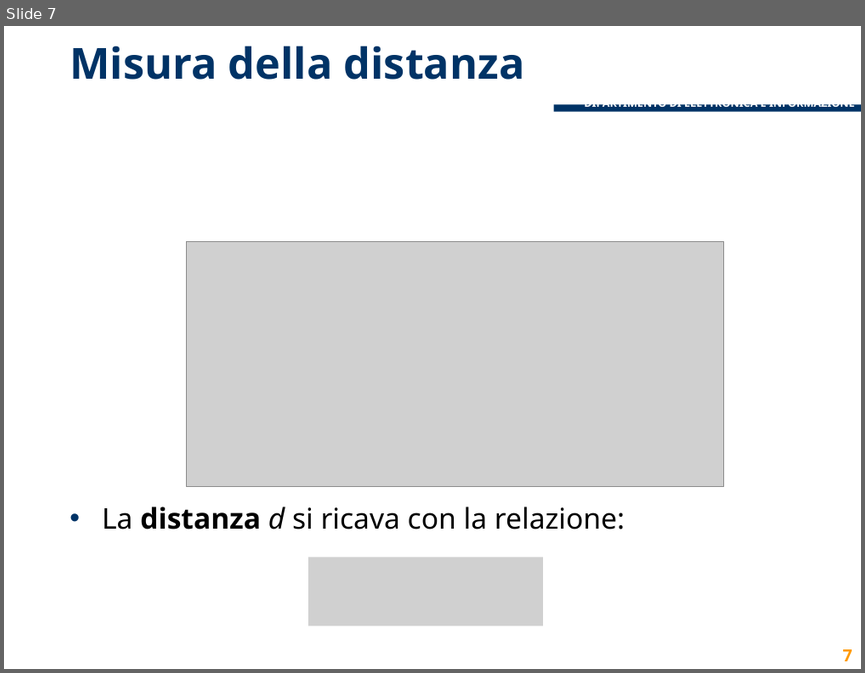
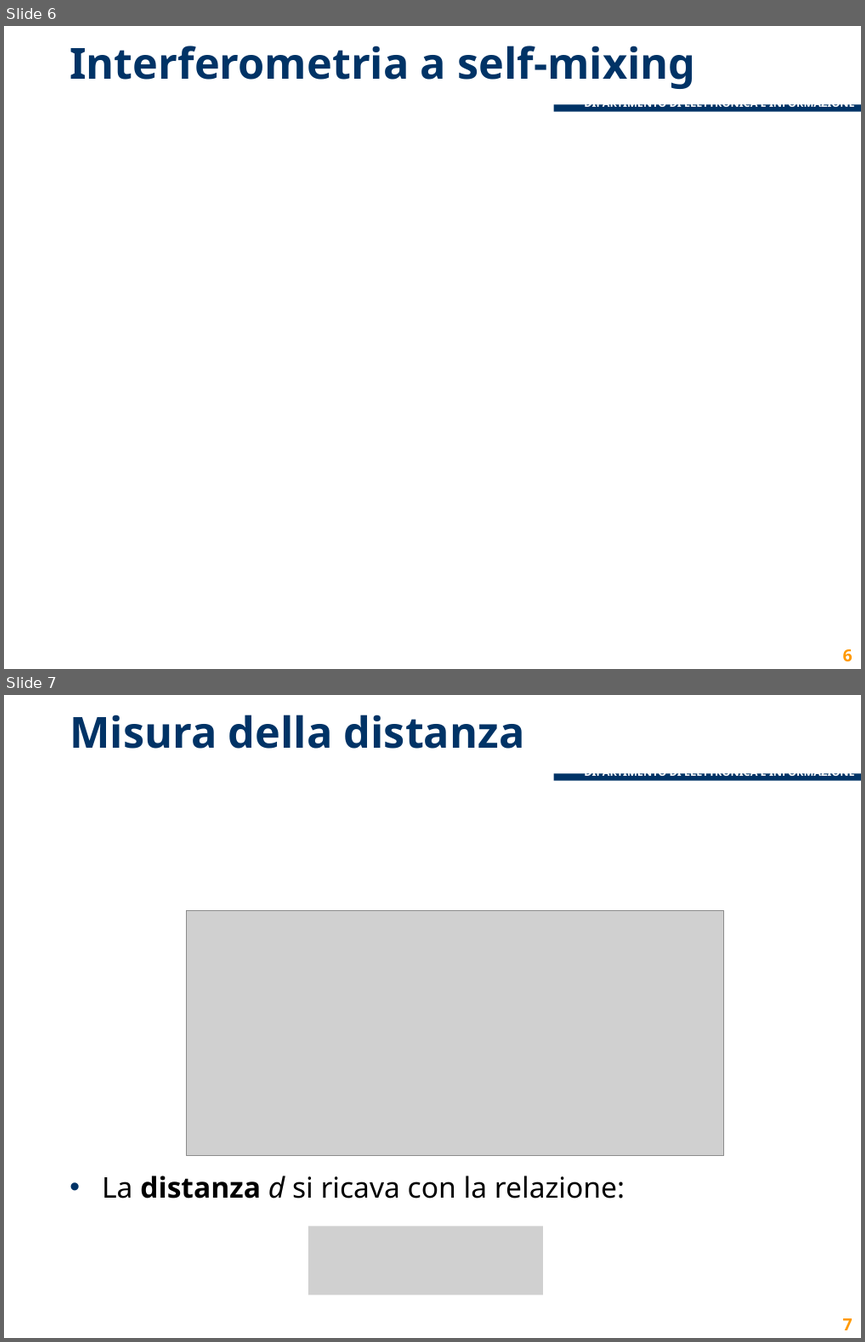
Before and after one commit to lcavagnispolimi/thesis_latex, a slide deck: presentazione_discussione.pptx. Shown one above the other, each under a label of ours: slide 7 before the commit, slides 6 and 7 after it. The pictures are 865x673 and 865x1342 pixels, drawn with LibreOffice and Linux fonts; fonts in the diff are those of the drawing; grey boxes stand for pictures; background and template pictures are left out. Boxes give left, top, right and bottom in pixels: in the first picture for what was removed or moved away, otherwise in the second. Text is boxed around its words. In the diff, an @@ line names an element or a change of style, - is before the commit and + after.

Commit message:
sistemate alcune cose, mancano le immagini della parte diego e l’approfondimento su self-mix

```diff
--- a/presentazione_discussione.pptx
+++ b/presentazione_discussione.pptx
@@ slide 6 added at (4, 26, 861, 669), background #FFFFFF; not listed: 3 template elements that a slide beside it also shows @@
@@ title added at (69, 46, 695, 89), 36 pt, text #003366, bold @@
+Interferometria a self-mixing
@@ page number added at (843, 649, 852, 662), 14 pt, text #FF9900, bold @@
+6
```
Also in this commit, not shown: 7 slides changed, 5 other slides added, 3 slides removed.
